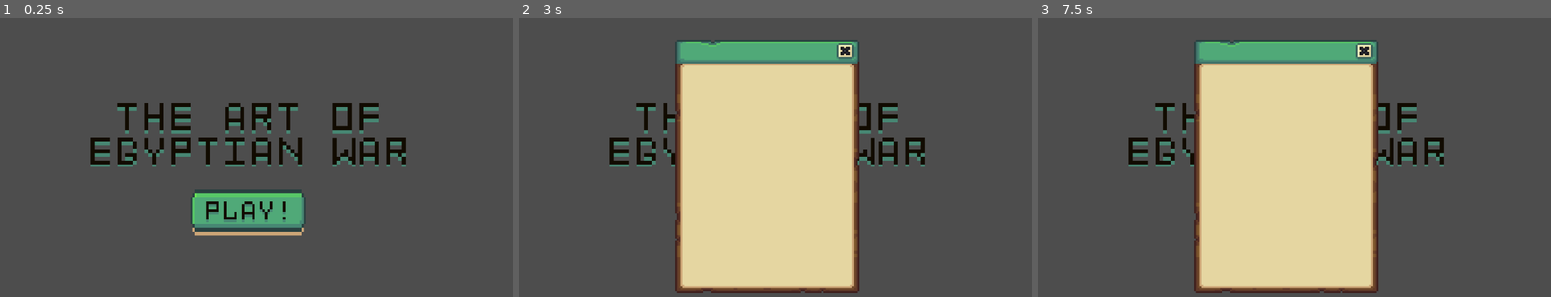
Above: before the commit, frames 1-3 (left to right).
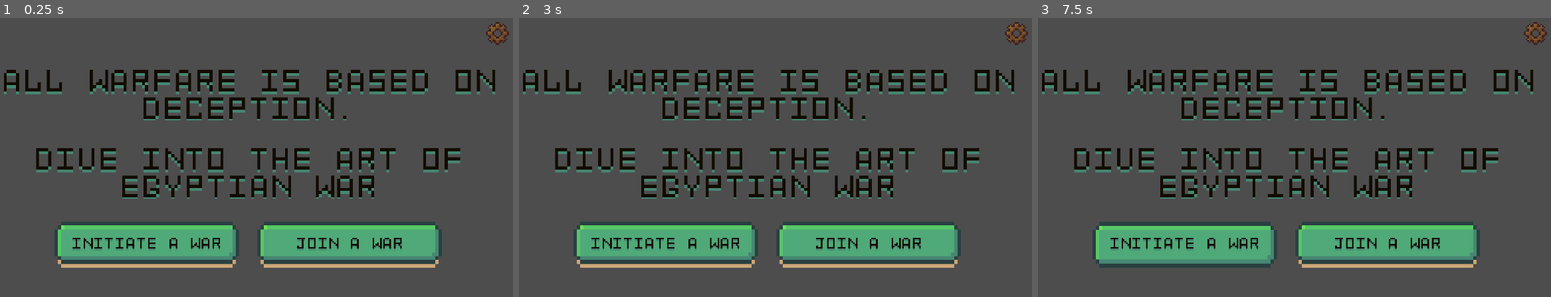
Above: after the commit, the same moments.

Repository: spicywheatbread/art-of-egyptian-war
Game: Godot game, scene res://Assets/Scenes/Lobby.tscn
The game is run twice, just before and just after one commit, with the same random seed, the same clock (stepped at 60 frames per second) and the same inputs. Before the commit the project starts from res://Assets/Scenes/Login.tscn.
Inputs (mouse positions are in pixels of both pictures, inside the frame that each line leads up to):
- Up to frame 1 (0.25 s): no input
- Up to frame 2 (3 s): click (667, 243) at 0.52 s; click (867, 243) at 1.27 s; click (1016, 34) at 2.02 s; click (765, 213) at 2.75 s, where only the run before the commit has a clickable "PLAY!"
- Up to frame 3 (7.5 s): click (1284, 213) at 3.5 s, where only the run before the commit has a clickable "PLAY!"; click (1284, 213) at 4.25 s, where only the run before the commit has a clickable "PLAY!"; tap Enter at 5, 6.5 s; move the mouse to (1402, 151) at 5.02 s; click (1402, 151) at 5.17 s; tap Space at 5.75, 7.25 s; move the mouse to (1181, 182) at 5.77 s; click (1181, 182) at 5.92 s; move the mouse to (1340, 101) at 6.52 s; click (1340, 101) at 6.67 s; move the mouse to (1258, 227) at 7.27 s; click (1258, 227) at 7.42 s

The runs differ from the first frame. In frame 1, 27% of the frame differs, in the area x 0-100%, y 1-90%; in frame 2, 45%; in frame 3, 45%, in the area x 0-100%, y 1-99%.

Commit message:
Add Lobby basic structure (quote, buttons,icons)

Diff:
--- a/Assets/Scenes/Lobby.tscn
+++ b/Assets/Scenes/Lobby.tscn
@@ -1,3 +1,138 @@
 [gd_scene format=3 uid="uid://byayv1v10y3ck"]
 
-[node name="Lobby" type="Node2D" unique_id=1115395009]
+[ext_resource type="Script" uid="uid://sf1f4b8jmbrk" path="res://Assets/Scripts/lobby.gd" id="1_3afsy"]
+[ext_resource type="FontFile" uid="uid://6303at6snnwr" path="res://Assets/Font/Font1.png" id="2_dvqbj"]
+[ext_resource type="Texture2D" uid="uid://ct3ttysfdqk34" path="res://Assets/Images/UI/Buttons.png" id="3_dvqbj"]
+[ext_resource type="Texture2D" uid="uid://dmg1jup6jxrus" path="res://Assets/Images/UI/Icons.png" id="4_pjan7"]
+
+[sub_resource type="AtlasTexture" id="AtlasTexture_pjan7"]
+atlas = ExtResource("3_dvqbj")
+region = Rect2(13, 418, 56, 12)
+
+[sub_resource type="AtlasTexture" id="AtlasTexture_dvqbj"]
+atlas = ExtResource("3_dvqbj")
+region = Rect2(93, 419, 56, 11)
+
+[sub_resource type="AtlasTexture" id="AtlasTexture_4c0xn"]
+atlas = ExtResource("3_dvqbj")
+region = Rect2(13, 418, 56, 12)
+
+[sub_resource type="AtlasTexture" id="AtlasTexture_7il6l"]
+atlas = ExtResource("3_dvqbj")
+region = Rect2(93, 419, 56, 11)
+
+[sub_resource type="AtlasTexture" id="AtlasTexture_dbdlk"]
+atlas = ExtResource("4_pjan7")
+region = Rect2(81, 49, 14, 14)
+
+[node name="Lobby" type="Node2D" unique_id=1115395009 node_paths=PackedStringArray("quote")]
+script = ExtResource("1_3afsy")
+quote = NodePath("CanvasLayer/MarginContainer/VBoxContainer/QuoteDisplay")
+
+[node name="CanvasLayer" type="CanvasLayer" parent="." unique_id=792386771]
+
+[node name="MarginContainer" type="MarginContainer" parent="CanvasLayer" unique_id=1184722276]
+anchors_preset = 15
+anchor_right = 1.0
+anchor_bottom = 1.0
+grow_horizontal = 2
+grow_vertical = 2
+size_flags_horizontal = 3
+size_flags_vertical = 3
+theme_override_constants/margin_left = 10
+theme_override_constants/margin_top = 10
+theme_override_constants/margin_right = 10
+theme_override_constants/margin_bottom = 10
+
+[node name="VBoxContainer" type="VBoxContainer" parent="CanvasLayer/MarginContainer" unique_id=662318691]
+layout_mode = 2
+size_flags_vertical = 4
+theme_override_constants/separation = 50
+alignment = 1
+
+[node name="QuoteDisplay" type="RichTextLabel" parent="CanvasLayer/MarginContainer/VBoxContainer" unique_id=132493823]
+layout_mode = 2
+size_flags_vertical = 3
+theme_override_fonts/normal_font = ExtResource("2_dvqbj")
+theme_override_font_sizes/normal_font_size = 60
+text = "PLACEHOLDER"
+fit_content = true
+horizontal_alignment = 1
+vertical_alignment = 1
+
+[node name="TitleDisplay" type="RichTextLabel" parent="CanvasLayer/MarginContainer/VBoxContainer" unique_id=1169177065]
+layout_mode = 2
+size_flags_vertical = 3
+theme_override_fonts/normal_font = ExtResource("2_dvqbj")
+theme_override_font_sizes/normal_font_size = 60
+text = "DIVE INTO THE ART OF EGYPTIAN WAR"
+fit_content = true
+horizontal_alignment = 1
+vertical_alignment = 1
+
+[node name="HBoxContainer" type="HBoxContainer" parent="CanvasLayer/MarginContainer/VBoxContainer" unique_id=1991228585]
+layout_mode = 2
+size_flags_vertical = 3
+theme_override_constants/separation = 40
+alignment = 1
+
+[node name="HostGameButton" type="TextureButton" parent="CanvasLayer/MarginContainer/VBoxContainer/HBoxContainer" unique_id=2113580919]
+custom_minimum_size = Vector2(400, 100)
+layout_mode = 2
+mouse_default_cursor_shape = 2
+texture_normal = SubResource("AtlasTexture_pjan7")
+texture_pressed = SubResource("AtlasTexture_dvqbj")
+stretch_mode = 0
+
+[node name="MarginContainer" type="MarginContainer" parent="CanvasLayer/MarginContainer/VBoxContainer/HBoxContainer/HostGameButton" unique_id=1799409629]
+layout_mode = 1
+anchors_preset = 15
+anchor_right = 1.0
+anchor_bottom = 1.0
+grow_horizontal = 2
+grow_vertical = 2
+theme_override_constants/margin_bottom = 10
+
+[node name="HostGameDisplay" type="RichTextLabel" parent="CanvasLayer/MarginContainer/VBoxContainer/HBoxContainer/HostGameButton/MarginContainer" unique_id=656331587]
+layout_mode = 2
+mouse_filter = 2
+theme_override_fonts/normal_font = ExtResource("2_dvqbj")
+theme_override_font_sizes/normal_font_size = 30
+text = "INITIATE A WAR"
+horizontal_alignment = 1
+vertical_alignment = 1
+
+[node name="JoinGameButton" type="TextureButton" parent="CanvasLayer/MarginContainer/VBoxContainer/HBoxContainer" unique_id=948227028]
+custom_minimum_size = Vector2(400, 100)
+layout_mode = 2
+mouse_default_cursor_shape = 2
+texture_normal = SubResource("AtlasTexture_4c0xn")
+texture_pressed = SubResource("AtlasTexture_7il6l")
+stretch_mode = 0
+
+[node name="MarginContainer" type="MarginContainer" parent="CanvasLayer/MarginContainer/VBoxContainer/HBoxContainer/JoinGameButton" unique_id=479003630]
+layout_mode = 1
+anchors_preset = 15
+anchor_right = 1.0
+anchor_bottom = 1.0
+grow_horizontal = 2
+grow_vertical = 2
+theme_override_constants/margin_bottom = 10
+
+[node name="JoinGameDisplay" type="RichTextLabel" parent="CanvasLayer/MarginContainer/VBoxContainer/HBoxContainer/JoinGameButton/MarginContainer" unique_id=1948226080]
+layout_mode = 2
+mouse_filter = 2
+theme_override_fonts/normal_font = ExtResource("2_dvqbj")
+theme_override_font_sizes/normal_font_size = 30
+text = "JOIN A WAR"
+fit_content = true
+horizontal_alignment = 1
+vertical_alignment = 1
+
+[node name="SettingsButton" type="TextureButton" parent="CanvasLayer/MarginContainer" unique_id=617757180]
+custom_minimum_size = Vector2(50, 50)
+layout_mode = 2
+size_flags_horizontal = 8
+size_flags_vertical = 0
+texture_normal = SubResource("AtlasTexture_dbdlk")
+stretch_mode = 0
--- /dev/null
+++ b/Assets/Scripts/lobby.gd
@@ -0,0 +1,30 @@
+extends Node2D
+
+
+@export var quote : Node
+
+
+var quotes = ["Victorious warriors win first...",
+	"The greatest victory is that which requires no battle.",
+	"In the midst of chaos, there is also opportunity.",
+	"If you know the enemy and know yourself...",
+	"Appear weak when you are strong...",
+	"Let your plans be dark and impenetrable as night...",
+	"Move swift as the Wind... be still as the Mountain.",
+	"Regard your soldiers as your children...",
+	"Rewards for good service should not be deferred...",
+	"All warfare is based on deception.",
+	"Attack is the secret of defense."
+]
+
+
+# Called when the node enters the scene tree for the first time.
+func _ready() -> void:
+	# Choose random quote
+	var random_int = randi() % quotes.size()
+	quote.text = quotes[random_int].to_upper()
+
+
+# Called every frame. 'delta' is the elapsed time since the previous frame.
+func _process(delta: float) -> void:
+	pass
--- a/project.godot
+++ b/project.godot
@@ -11,7 +11,7 @@
 [application]
 
 config/name="EgyptianWar"
-run/main_scene="uid://dqryd53k7p17l"
+run/main_scene="uid://byayv1v10y3ck"
 config/features=PackedStringArray("4.6", "Forward Plus")
 config/icon="res://Assets/Images/icon.svg"
 
Binary file added: Assets/Images/UI/Icons.png
Not shown, added: Assets/Images/UI/Icons.png.import
Not shown, added: Assets/Scripts/lobby.gd.uid
